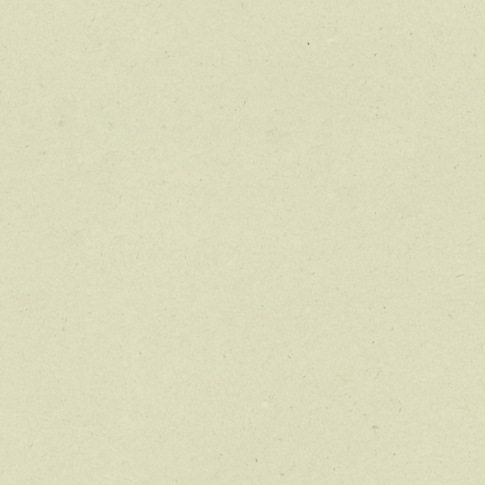
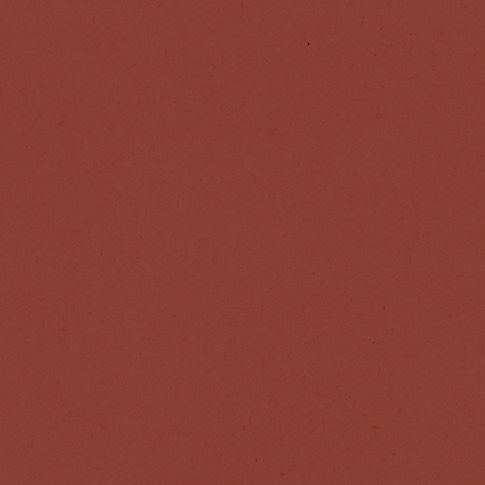
The second 485 × 485 image is a revision of the first. Changes to its layers:
added layer "RED" above "GREEN" over <box>0,0,485,485</box>
hid "PAPER" over <box>0,0,485,485</box>
